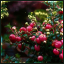
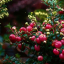
Comparing the layer stacks of the two w=64, h=64 images. Changes:
removed layer "highlight" (was overlay, 61%) over [1, 1, 63, 63]
removed layer "border" over [0, 0, 64, 64]
